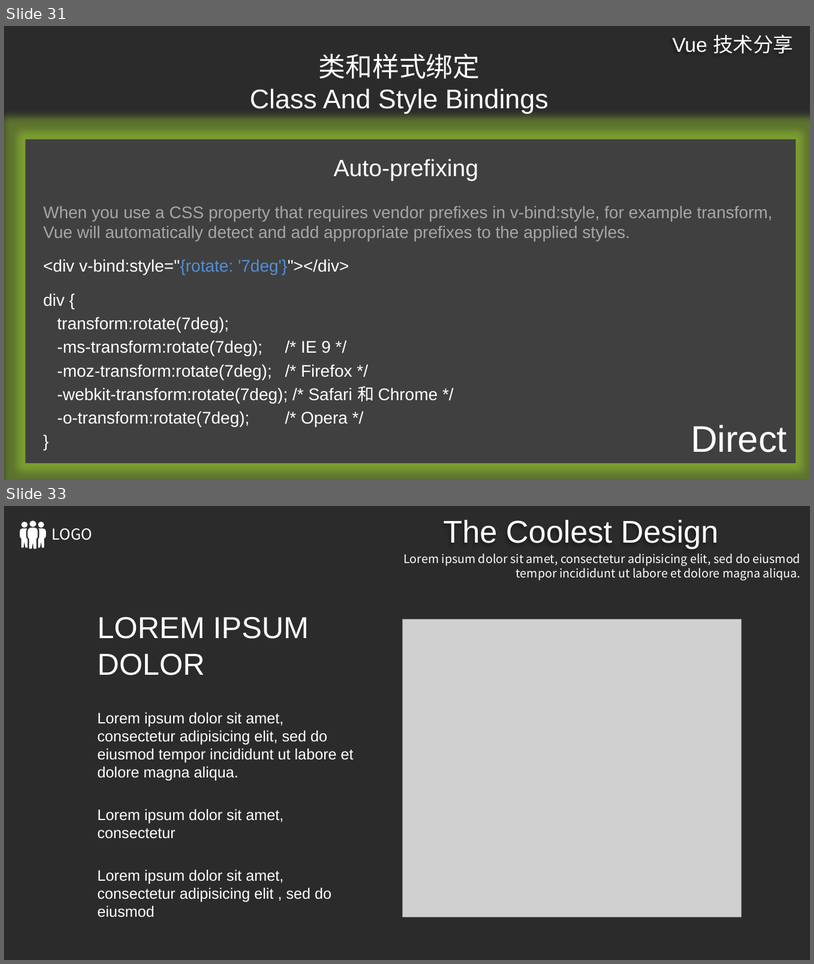
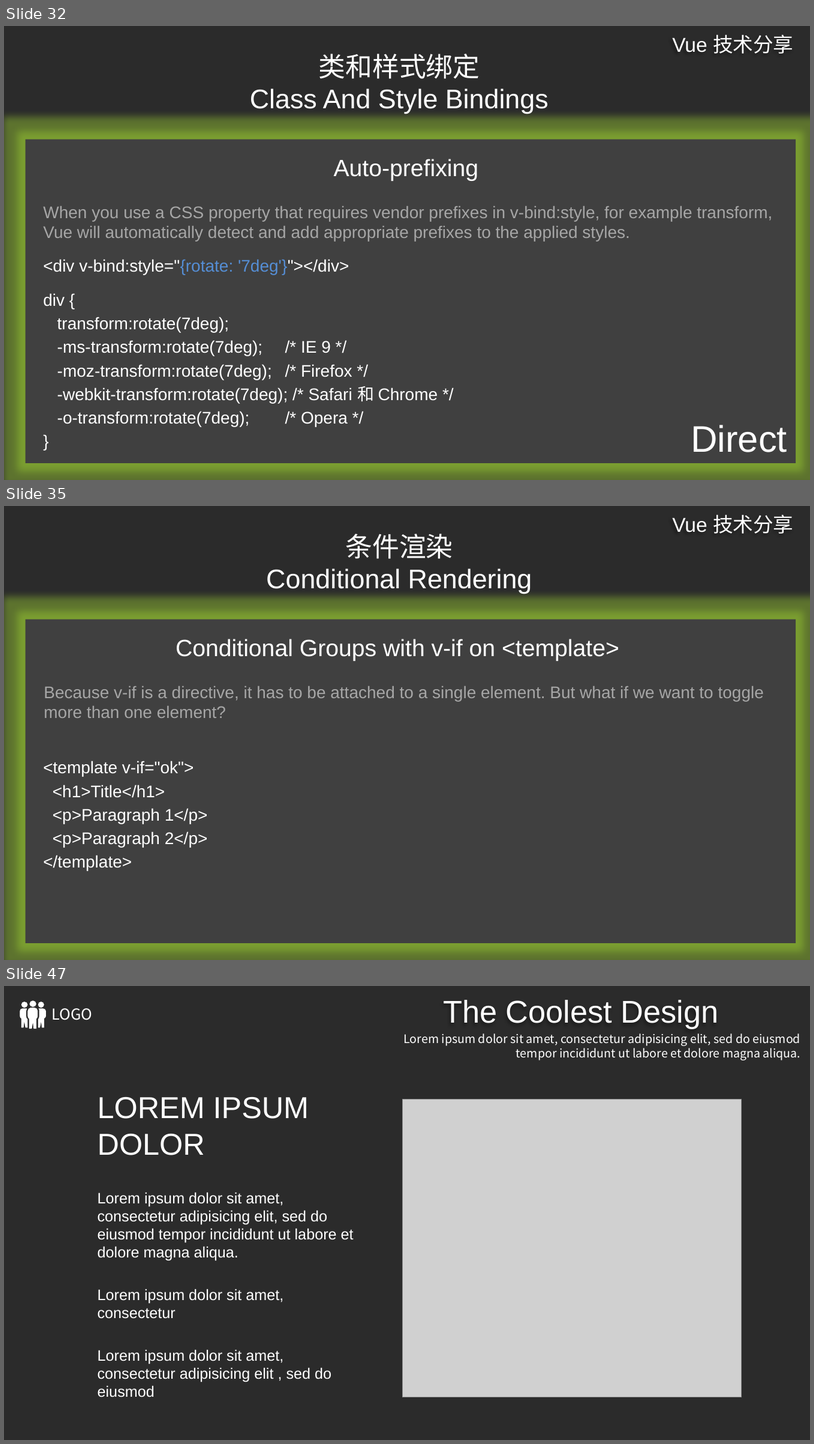
Before and after one commit to ldjdd/traing-library, a slide deck: vue/演示文稿.pptx. Shown one above the other, each under a label of ours: slides 31 and 33 before the commit, slides 32, 35 and 47 after it; the slides between them are not shown. The pictures are 814x964 and 814x1444 pixels, drawn with LibreOffice and Linux fonts; fonts in the diff are those of the drawing; grey boxes stand for pictures; background and template pictures are left out; a plain dark background stands for a picture behind light text. Boxes give left, top, right and bottom in pixels: in the first picture for what was removed or moved away, otherwise in the second. Text is boxed around its words. In the diff, an @@ line names an element or a change of style, - is before the commit and + after.

```diff
--- a/vue/演示文稿.pptx
+++ b/vue/演示文稿.pptx
@@ slide 35 added at box(4, 506, 810, 960), background picture (left out); not listed: 1 template element that a slide beside it also shows @@
@@ title added at box(266, 534, 533, 594), 32 pt, text #FFFFFF @@
+条件渲染
+Conditional Rendering
@@ rectangle added at box(25, 619, 796, 943), fill #404040 @@
@@ text added at box(176, 639, 620, 661), 28 pt, text #FFFFFF @@
+Conditional Groups with v-if on <template>
@@ text added at box(44, 686, 764, 718), 20 pt, text #A6A6A6 @@
+Because v-if is a directive, it has to be attached to a single element. But what if we want to toggle more than one element?
@@ text added at box(43, 760, 208, 870), 20 pt, text #FFFFFF @@
+<template v-if="ok">
+<h1>Title</h1>
+<p>Paragraph 1</p>
+<p>Paragraph 2</p>
+</template>
@@ what was slide 31 is now slide 32 @@
@@ what was slide 33 is now slide 47 @@
```
Also in this commit, not shown: 1 slide changed, 14 other slides added, 1 slide removed.
